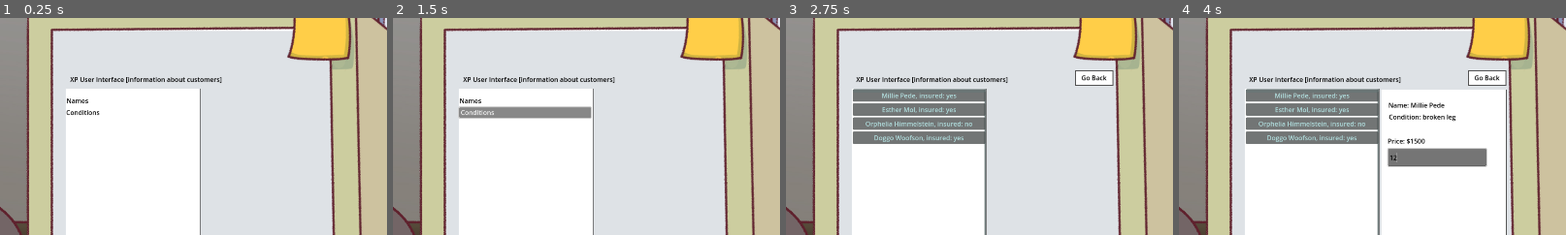
Above: before the commit, frames 1-4 (left to right).
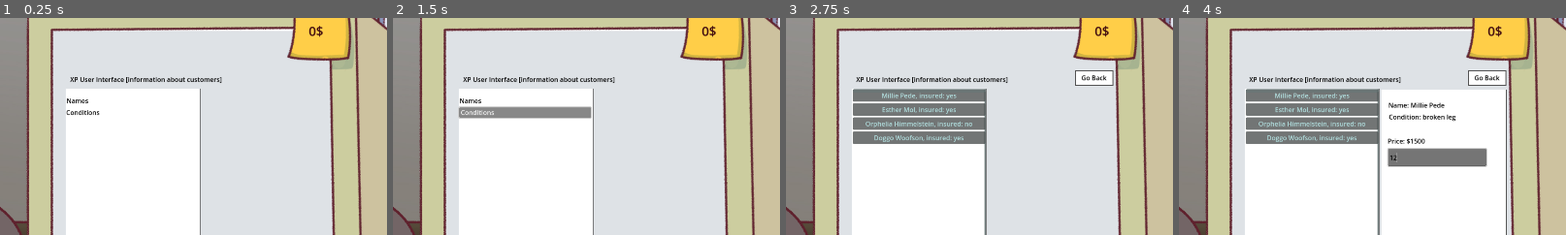
Above: after the commit, the same moments.

Repository: AgonGuri/vacation_please
Game: Godot game, scene res://scenes/main_layout.tscn
Same seed, same stepped clock (60 frames per second), same inputs: the game is played once before the commit and once after it. This scene is started directly instead of the project's main scene.
Inputs (mouse positions are % of the whole screen's width and height, from its top left):
- Up to frame 1 (0.25 s): no input
- Up to frame 2 (1.5 s): click "Document" at 0.5 s; click "Conditions" at 1.25 s
- Up to frame 3 (2.75 s): click "Names" at 2 s
- Up to frame 4 (4 s): click "Millie Pede, insured: yes" at 2.75 s; click (83, 42) at 3.52 s; type "12" at 3.6 s
The pictures show only the part of the screen within x 50-100%, y 10-60%; the shares and areas given below are measured in that part.

The runs differ from the first frame. In frame 1, 0.1% of the frame differs, in the area x 79-84%, y 3-9%; in frame 2, 0.1%; in frame 3, 0.1%; in frame 4, 0.1%.
Error in both runs: Attempt to call function 'instantiate' in base 'null instance' on a null instance. (res://scripts/main_layout.gd:8)

Commit message:
added currency meter

Diff:
--- /dev/null
+++ b/scenes/currency.tscn
@@ -0,0 +1,20 @@
+[gd_scene load_steps=2 format=3 uid="uid://drbjmsweeri05"]
+
+[ext_resource type="Script" uid="uid://dmsxbysd6oksr" path="res://scripts/currency.gd" id="1_fp4bj"]
+
+[node name="currency" type="Control"]
+layout_mode = 3
+anchors_preset = 15
+anchor_right = 1.0
+anchor_bottom = 1.0
+grow_horizontal = 2
+grow_vertical = 2
+script = ExtResource("1_fp4bj")
+
+[node name="Label" type="Label" parent="."]
+layout_mode = 0
+offset_right = 40.0
+offset_bottom = 23.0
+theme_override_colors/font_color = Color(0.2475667, 0.041690595, 0.05899111, 1)
+theme_override_font_sizes/font_size = 32
+text = "100"
--- a/scenes/main_layout.tscn
+++ b/scenes/main_layout.tscn
@@ -8,6 +8,7 @@
 [ext_resource type="Texture2D" uid="uid://svr384p4hlgd" path="res://assets/interactable/catalog_2.png" id="3_4jnhx"]
 [ext_resource type="Texture2D" uid="uid://cemoejxtwyj6t" path="res://assets/interactable/catalog.png" id="4_4jnhx"]
 [ext_resource type="Script" uid="uid://bbqlr045k8se6" path="res://scripts/catalogue.gd" id="5_f6vs1"]
+[ext_resource type="PackedScene" uid="uid://drbjmsweeri05" path="res://scenes/currency.tscn" id="6_urhyu"]
 [ext_resource type="PackedScene" uid="uid://boepidkh0v6vi" path="res://scenes/pc_ui.tscn" id="8_4m2lt"]
 
 [node name="main_layout" type="Node2D"]
@@ -32,6 +33,12 @@
 position = Vector2(960, 540)
 texture = ExtResource("1_7rr3c")
 
+[node name="currency" parent="." instance=ExtResource("6_urhyu")]
+offset_left = 1726.0
+offset_top = 118.0
+offset_right = 1726.0
+offset_bottom = 118.0
+
 [node name="catalogue" type="TextureButton" parent="."]
 offset_top = 687.0
 offset_right = 524.0
--- /dev/null
+++ b/scripts/currency.gd
@@ -0,0 +1,11 @@
+extends Control
+
+
+# Called when the node enters the scene tree for the first time.
+func _ready() -> void:
+	pass # Replace with function body.
+
+
+# Called every frame. 'delta' is the elapsed time since the previous frame.
+func _process(delta: float) -> void:
+	$Label.text = str(Global.currency)+ "$"
--- a/scripts/global.gd
+++ b/scripts/global.gd
@@ -4,6 +4,8 @@
 @export var last_customer = 12
 var client_dict = {}
 var scene
+
+var currency = 0
 
 func _ready():
 	load_and_randomize_clients()
Not shown: 1 places in scenes/main_layout.tscn that only renumber resources
Not shown, added: scripts/currency.gd.uid
